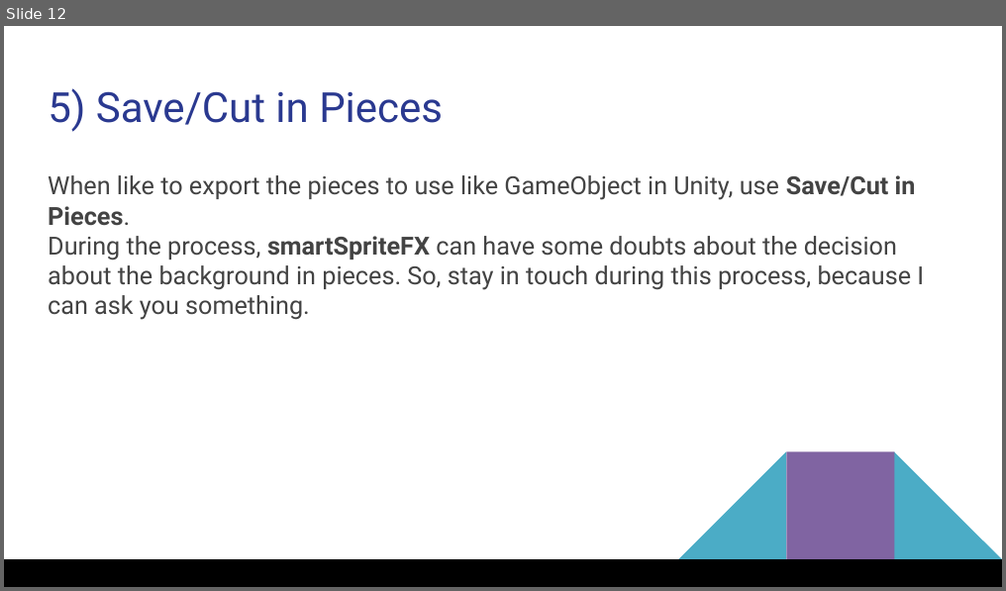
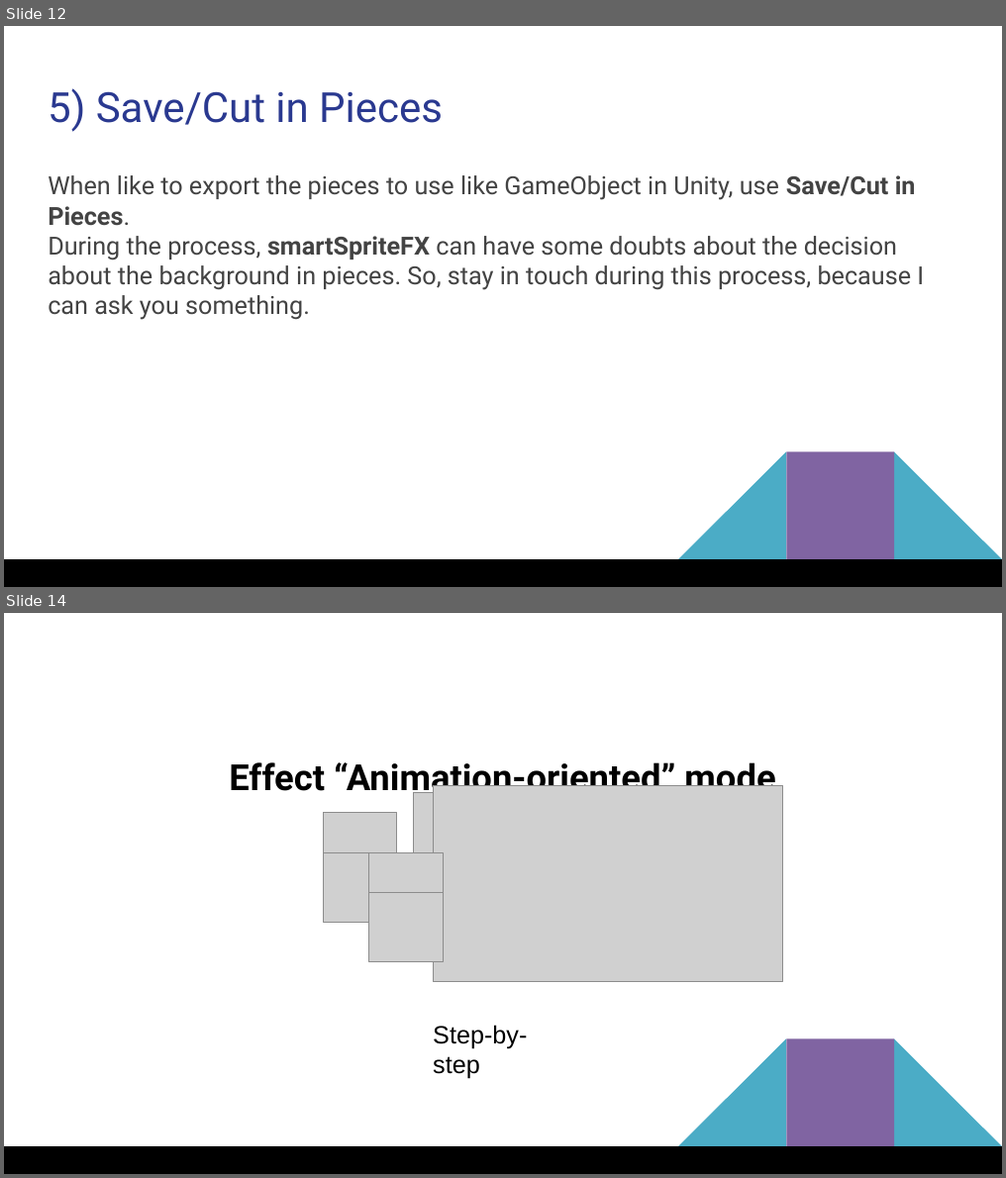
Before and after one commit to MGODOY-BR/smartSpriteFX, a slide deck: [doc]/Using smartSpriteFX.pptx. Shown one above the other, each under a label of ours: slide 12 before the commit, slides 12 and 14 after it; the slides between them are not shown. The pictures are 1006x591 and 1006x1178 pixels, drawn with LibreOffice and Linux fonts; fonts in the diff are those of the drawing; grey boxes stand for pictures. Boxes give left, top, right and bottom in pixels: in the first picture for what was removed or moved away, otherwise in the second. Text is boxed around its words. In the diff, an @@ line names an element or a change of style, - is before the commit and + after.

```diff
--- a/[doc]/Using smartSpriteFX.pptx
+++ b/[doc]/Using smartSpriteFX.pptx
@@ slide 14 added at <box>4,613,1002,1174</box>, background #FFFFFF; not listed: 4 template elements that a slide beside it also shows @@
@@ text added at <box>229,758,775,800</box>, 26 pt, text #000000, bold @@
+Effect “Animation-oriented” mode
@@ picture added at <box>433,785,782,982</box> @@
@@ picture added at <box>324,813,397,882</box> @@
@@ picture added at <box>413,792,626,912</box> @@
@@ picture added at <box>324,853,397,922</box> @@
@@ picture added at <box>369,853,444,922</box> @@
@@ picture added at <box>369,892,444,962</box> @@
@@ text added at <box>433,1025,527,1079</box>, 18 pt, text #000000 @@
+Step-by-step
```
Also in this commit, not shown: 4 slides changed, 1 slide removed.
